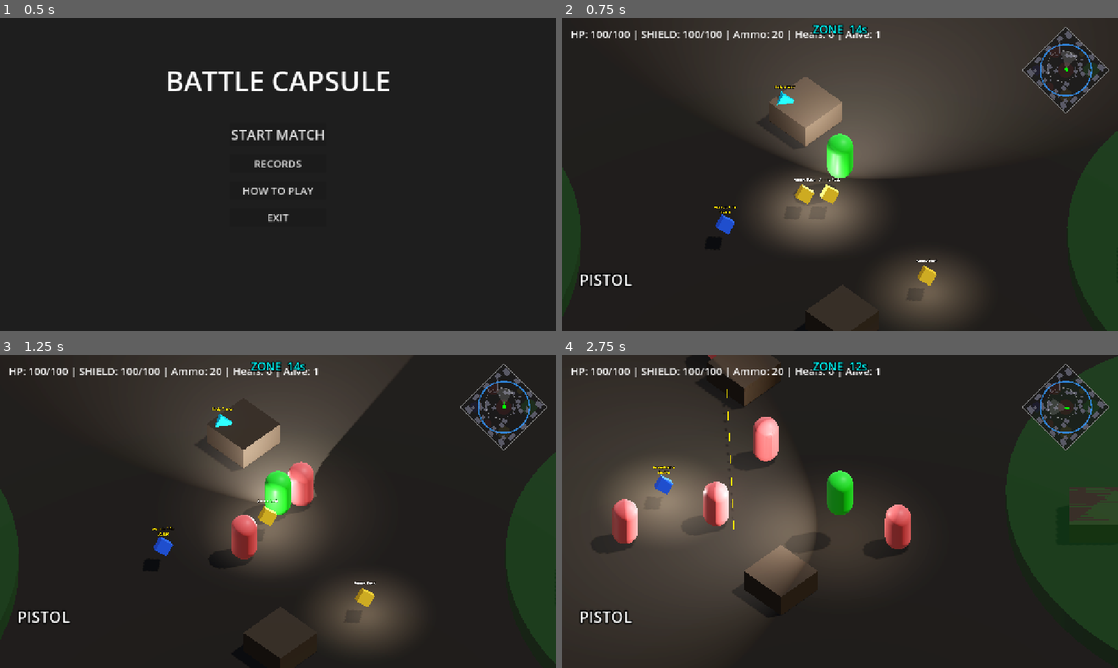
Above: before the commit, frames 1-4 (two rows, left to right).
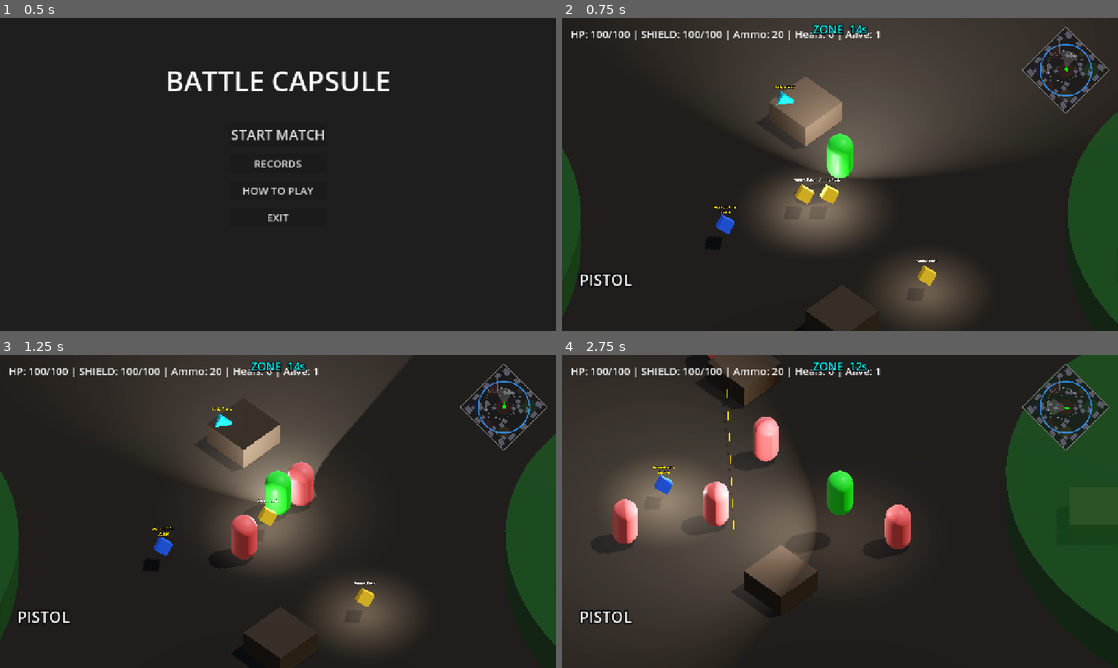
Above: after the commit, the same moments.

Repository: Kyulhee/battle-capsule
Game: Godot game, scene res://src/Main.tscn
Two runs of this game, one before a commit and one after it. Both use one fixed random seed, a clock stepped at 60 frames per second and the inputs below.
Inputs (mouse positions are in pixels of both pictures, inside the frame that each line leads up to):
- Up to frame 1 (0.5 s): no input
- Up to frame 2 (0.75 s): click "START MATCH" at 0.5 s
- Up to frame 3 (1.25 s): no input
- Up to frame 4 (2.75 s): tap Enter at 1.25 s; move the mouse to (962, 495) at 1.27 s; press the mouse at (962, 495) at 1.28 s; hold D (ui_right) 1.28-2.03 s; tap Space at 1.52, 2.27 s; move the mouse to (728, 527) at 2.02 s; release the mouse at (728, 527) at 2.03 s; hold S (ui_down) from 2.03 s (still down); tap Q (heal) at 2.1 s

Frame 1 is identical in both runs. In frame 2, 1.2% of the frame differs, in the area x 0-100%, y 30-100%; in frame 3, 1.3%; in frame 4, 2.2%, in the area x 79-100%, y 0-95%.

Commit message:
fix: bush height 1.0 → 2.0 to match player capsule; alpha 0.4 → 0.55

Diff:
--- a/src/environment/Bush.tscn
+++ b/src/environment/Bush.tscn
@@ -3,18 +3,18 @@
 [ext_resource type="Script" path="res://src/environment/Bush.gd" id="1_script"]
 
 [sub_resource type="CylinderShape3D" id="CylinderShape_bush"]
-height = 1.0
+height = 2.0
 radius = 1.5
 
 [sub_resource type="StandardMaterial3D" id="StandardMaterial3D_bush"]
 transparency = 1
-albedo_color = Color(0.13, 0.44, 0.13, 0.4)
+albedo_color = Color(0.13, 0.44, 0.13, 0.55)
 
 [sub_resource type="CylinderMesh" id="CylinderMesh_bush"]
 material = SubResource("StandardMaterial3D_bush")
 top_radius = 1.5
 bottom_radius = 1.5
-height = 1.0
+height = 2.0
 
 [node name="Bush" type="Area3D"]
 collision_layer = 4
@@ -22,9 +22,9 @@
 script = ExtResource("1_script")
 
 [node name="CollisionShape3D" type="CollisionShape3D" parent="."]
-transform = Transform3D(1, 0, 0, 0, 1, 0, 0, 0, 1, 0, 0.5, 0)
+transform = Transform3D(1, 0, 0, 0, 1, 0, 0, 0, 1, 0, 1, 0)
 shape = SubResource("CylinderShape_bush")
 
 [node name="MeshInstance3D" type="MeshInstance3D" parent="."]
-transform = Transform3D(1, 0, 0, 0, 1, 0, 0, 0, 1, 0, 0.5, 0)
+transform = Transform3D(1, 0, 0, 0, 1, 0, 0, 0, 1, 0, 1, 0)
 mesh = SubResource("CylinderMesh_bush")
